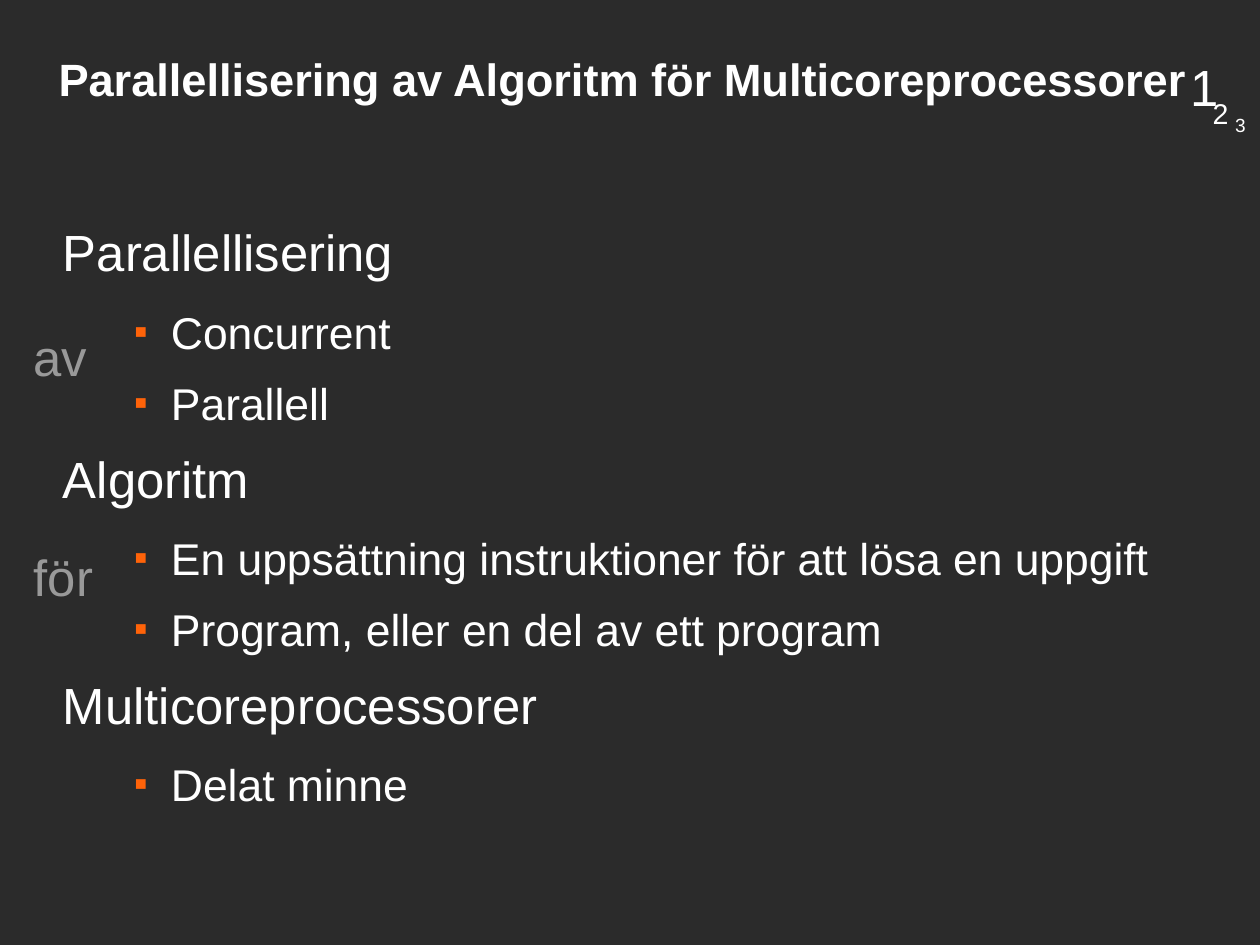
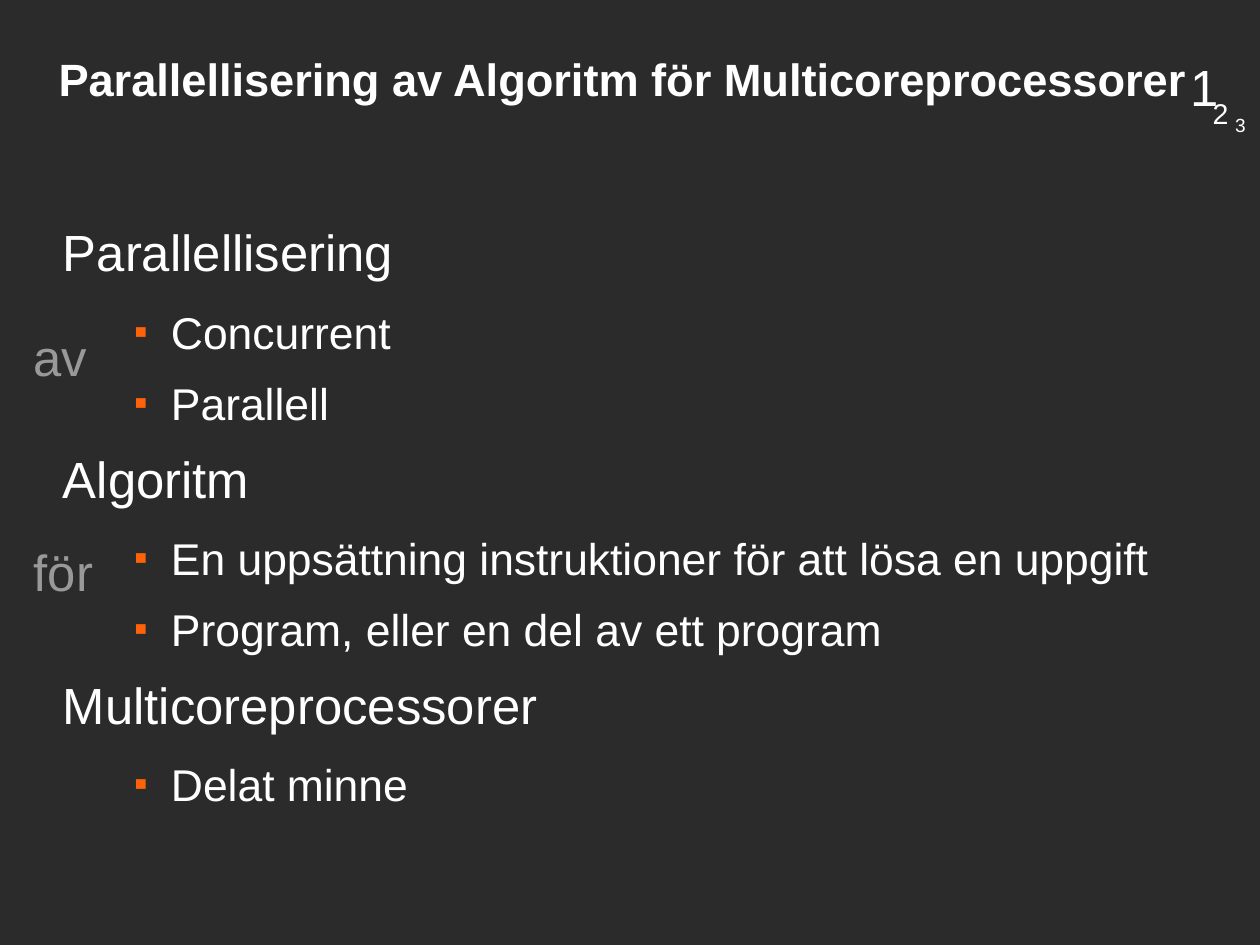
Before and after one commit to saifthe1/openfoam-openmp, a slide deck: slide 2 of presentation/pres.odp. Drawn at 1260x945 pixels with LibreOffice and Linux fonts; fonts in the diff are those of the drawing; background and template pictures are left out; a plain dark background stands for a picture behind light text. Boxes give left, top, right and bottom in pixels: in the first picture for what was removed or moved away, otherwise in the second. Text is boxed around its words. In the diff, an @@ line names an element or a change of style, - is before the commit and + after.

```diff
--- a/presentation/pres.odp
+++ b/presentation/pres.odp
@@ text "för": place and size @@
-text "för" at (34, 559, 93, 597)
+text "för" at (34, 554, 93, 592)
```
Also in this commit, not shown: 12 other slides changed.
